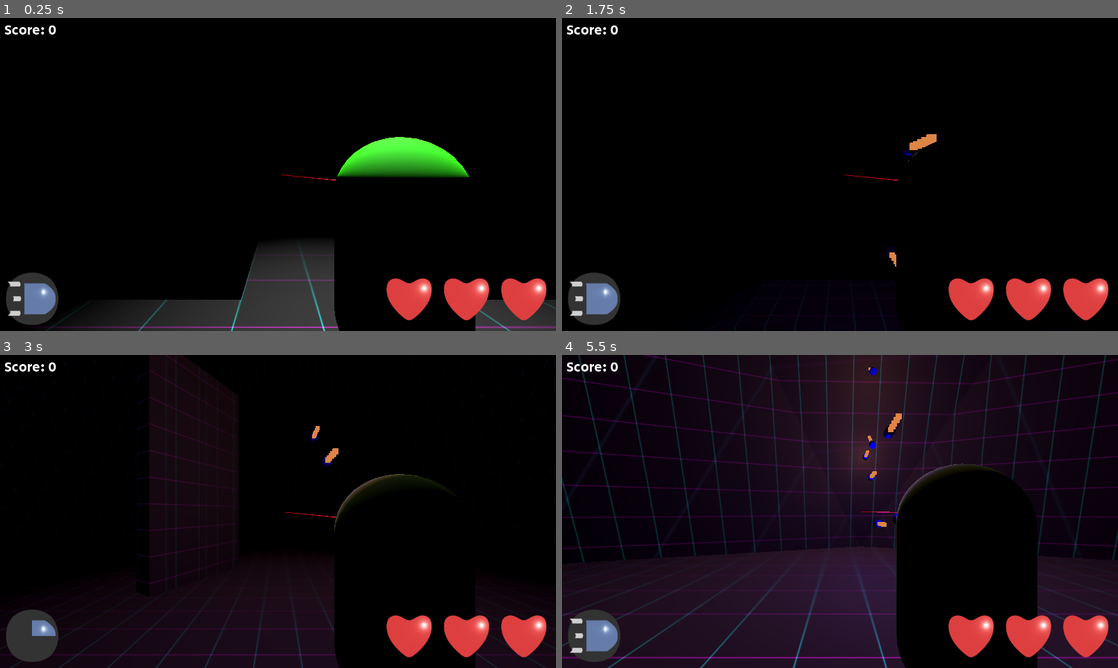
Above: before the commit, frames 1-4 (two rows, left to right).
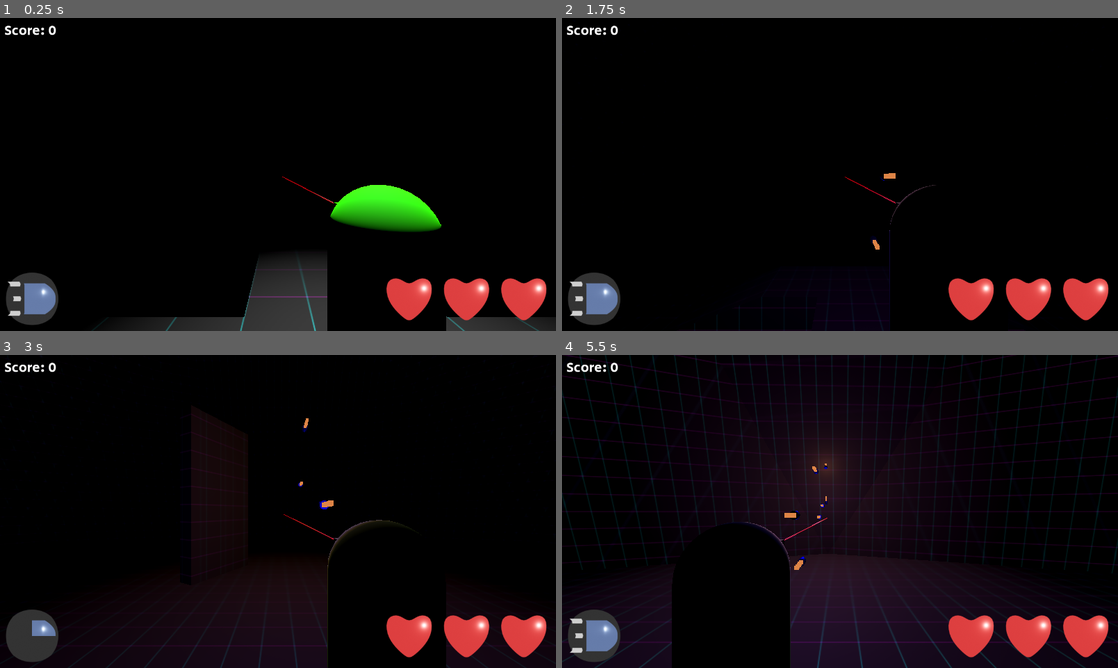
Above: after the commit, the same moments.

Repository: Sprotex/ludum-dare-54
Game: Godot game, scene res://level.tscn
Two runs of this game, one before a commit and one after it. Both use one fixed random seed, a clock stepped at 60 frames per second and the inputs below.
Inputs (mouse positions are in pixels of both pictures, inside the frame that each line leads up to):
- Up to frame 1 (0.25 s): no input
- Up to frame 2 (1.75 s): tap Enter at 0.5 s; move the mouse to (867, 174) at 0.52 s; hold W (move_forward) from 0.53 s (still down); tap C (camera_swap, bound only after the commit) at 0.6, 1.35 s; click (867, 174) at 0.67 s; tap Space (jump) at 0.77, 1.52 s; move the mouse to (812, 174) at 1.27 s; click (812, 174) at 1.42 s
- Up to frame 3 (3 s): keep holding W (move_forward); move the mouse to (289, 505) at 2.02 s; tap C (camera_swap, bound only after the commit) at 2.1, 2.85 s; click (289, 505) at 2.17 s; move the mouse to (272, 517) at 2.77 s; click (272, 517) at 2.92 s
- Up to frame 4 (5.5 s): keep holding W (move_forward); tap Space (jump) at 3.02, 3.77, 4.52 s; move the mouse to (878, 514) at 3.52 s; tap C (camera_swap, bound only after the commit) at 3.6, 4.35, 5.1 s; click (878, 514) at 3.67 s; move the mouse to (795, 508) at 4.27 s; click (795, 508) at 4.42 s; move the mouse to (845, 511) at 5.02 s; click (845, 511) at 5.17 s

The runs differ from the first frame. In frame 1, 8.1% of the frame differs, in the area x 0-100%, y 2-100%; in frame 2, 0.5%; in frame 3, 2.3%; in frame 4, 26%, in the area x 0-100%, y 0-100%.

Commit message:
fix laser sight properly
add camera swap
add camera spring
add tween to ambient light energy
move score over death screen

Diff:
--- a/ambient_light_energy.gd
+++ b/ambient_light_energy.gd
@@ -8,18 +8,26 @@
 
 func _increase_light_energy() -> void:
   bullet_count += 1
-  _set_light_energy(increase_per_bullet * bullet_count)
+  _set_light_energy()
 
 
 func _decrease_light_energy() -> void:
   bullet_count -= 1
-  _set_light_energy(increase_per_bullet * bullet_count)
+  _set_light_energy()
 
 
-func _set_light_energy(value: float) -> void:
-  environment.ambient_light_energy = clampf(value, 0.0, max_light_energy)
+func _set_light_energy() -> void:
+  var value = increase_per_bullet * bullet_count
+  var tween = create_tween().set_ease(Tween.EASE_IN_OUT).set_trans(Tween.TRANS_CUBIC)
+  tween.tween_property(environment, "ambient_light_energy", clampf(value, 0.0, max_light_energy), 0.1)
+
+
+func _reset() -> void:
+  bullet_count = 0
+  _set_light_energy()
 
 
 func _ready() -> void:
+  MessageBus.on_scene_reloaded.connect(_reset)
   MessageBus.on_bullet_shot.connect(_increase_light_energy)
   MessageBus.on_bullet_deleted.connect(_decrease_light_energy)
--- a/autoload/inputs/game_inputs.gd
+++ b/autoload/inputs/game_inputs.gd
@@ -4,3 +4,4 @@
 var movement := Vector3.ZERO
 var rotation := Vector3.ZERO
 var shooting := false
+var camera_swap := false
--- a/autoload/inputs/keyboard_input.gd
+++ b/autoload/inputs/keyboard_input.gd
@@ -5,3 +5,4 @@
   GameInputs.movement.x = Input.get_axis("move_left", "move_right")
   GameInputs.movement.z = Input.get_axis("move_forward", "move_backward")
   GameInputs.movement.y = Input.get_action_strength("jump")
+  GameInputs.camera_swap = Input.is_action_just_pressed("camera_swap")
--- a/autoload/user_interface/user_interface.tscn
+++ b/autoload/user_interface/user_interface.tscn
@@ -26,28 +26,6 @@
 grow_vertical = 2
 mouse_filter = 2
 theme = ExtResource("2_jswtf")
-
-[node name="TopLeftAnchor" type="MarginContainer" parent="Anchors"]
-layout_mode = 1
-offset_right = 72.0
-offset_bottom = 31.0
-mouse_filter = 2
-theme_override_constants/margin_left = 10
-theme_override_constants/margin_top = 5
-
-[node name="HBoxContainer" type="HBoxContainer" parent="Anchors/TopLeftAnchor"]
-layout_mode = 2
-mouse_filter = 2
-theme_override_constants/separation = 0
-
-[node name="Label" type="Label" parent="Anchors/TopLeftAnchor/HBoxContainer"]
-layout_mode = 2
-text = "Score: "
-
-[node name="Score counter" type="Label" parent="Anchors/TopLeftAnchor/HBoxContainer"]
-layout_mode = 2
-text = "0"
-script = ExtResource("2_y53gy")
 
 [node name="BottomLeftAnchor" type="MarginContainer" parent="Anchors"]
 layout_mode = 1
@@ -140,6 +118,28 @@
 mouse_filter = 2
 text = "Restart"
 
+[node name="TopLeftAnchor" type="MarginContainer" parent="Anchors"]
+layout_mode = 1
+offset_right = 128.0
+offset_bottom = 55.0
+mouse_filter = 2
+theme_override_constants/margin_left = 10
+theme_override_constants/margin_top = 5
+
+[node name="HBoxContainer" type="HBoxContainer" parent="Anchors/TopLeftAnchor"]
+layout_mode = 2
+mouse_filter = 2
+theme_override_constants/separation = 0
+
+[node name="Label" type="Label" parent="Anchors/TopLeftAnchor/HBoxContainer"]
+layout_mode = 2
+text = "Score: "
+
+[node name="Score counter" type="Label" parent="Anchors/TopLeftAnchor/HBoxContainer"]
+layout_mode = 2
+text = "0"
+script = ExtResource("2_y53gy")
+
 [node name="ScoreManager" type="Node" parent="."]
 script = ExtResource("2_gftuk")
 
--- a/character/character.tscn
+++ b/character/character.tscn
@@ -154,7 +154,7 @@
 skeleton = NodePath("")
 
 [node name="Firepoint" type="Marker3D" parent="MeshInstance3D2"]
-transform = Transform3D(1, 0, 0, 0, 1, 0, 0, 0, 1, 0, -0.0134211, -0.537678)
+transform = Transform3D(1, 0, 0, 0, 1, 0, 0, 0, 1, 0, -0.0134211, -0.277678)
 
 [node name="CollisionShape3D" type="CollisionShape3D" parent="."]
 transform = Transform3D(1, 0, 0, 0, 1, 0, 0, 0, 1, 0, 1, 0)
--- a/character/player/camera_rig.gd
+++ b/character/player/camera_rig.gd
@@ -4,8 +4,23 @@
 
 @export var rotation_speed := 1.0
 @export var limit_scale = 0.99
+@export var raycast: RayCast3D
+@export var camera: Camera3D
+@export var inputs: PlayerInputs
+
+@onready var camera_starting_point = camera.transform.origin
+
+
+func _set_camera_position() -> void:
+  if inputs.camera_swap:
+    transform.origin.x = -transform.origin.x
+  if raycast.is_colliding():
+    camera.global_transform.origin = raycast.get_collision_point()
+  else:
+    camera.transform.origin = camera_starting_point
+
 
 func _process(_delta: float) -> void:
   var local_rotation = GameInputs.rotation * rotation_speed * Constants.PIXEL_TO_DEGREE_RATIO
-  rotate_x(deg_to_rad(-local_rotation.y))
-  rotation.x = clamp(rotation.x, -TAU * .25 * limit_scale, TAU * .25 * limit_scale)
+  rotation.x = clamp(rotation.x + deg_to_rad(local_rotation.y), -TAU * .25 * limit_scale, TAU * .25 * limit_scale)
+  _set_camera_position()
--- a/character/player/player.tscn
+++ b/character/player/player.tscn
@@ -28,7 +28,7 @@
 material_override = ExtResource("2_jmj62")
 
 [node name="LaserRig" type="Node3D" parent="MeshInstance3D2/Firepoint" index="0" node_paths=PackedStringArray("rotation_source")]
-transform = Transform3D(1, 0, 0, 0, 1, 0, 0, 0, 1, 0, 0, 0.408264)
+transform = Transform3D(1, 0, 0, 0, 1, 0, 0, 0, 1, 0, 0, 0.108264)
 script = ExtResource("3_fct6o")
 rotation_source = NodePath("../../../CameraRig/Camera3D")
 
@@ -52,11 +52,21 @@
 [node name="PlayerInputs" type="Node" parent="Control" index="1"]
 script = ExtResource("2_p7gc2")
 
-[node name="CameraRig" type="Node3D" parent="." index="6"]
+[node name="CameraRig" type="Marker3D" parent="." index="6" node_paths=PackedStringArray("raycast", "camera", "inputs")]
+transform = Transform3D(-1, 0, -8.74228e-08, 0, 1, 0, 8.74228e-08, 0, -1, -1, 1.1, 0)
 script = ExtResource("3_le5wo")
+raycast = NodePath("RayCast3D")
+camera = NodePath("Camera3D")
+inputs = NodePath("../Control/PlayerInputs")
 
 [node name="Camera3D" type="Camera3D" parent="CameraRig" index="0"]
-transform = Transform3D(1, 0, 0, 0, 1, 0, 0, 0, 1, -1, 1.68658, 1.75232)
+transform = Transform3D(-1, 0, 1.50996e-07, 0, 1, 0, -1.50996e-07, 0, -1, 2.38419e-07, 1, -2)
+doppler_tracking = 1
+
+[node name="RayCast3D" type="RayCast3D" parent="CameraRig" index="1"]
+transform = Transform3D(1, 0, 0, 0, 1, 0, 0, 0, 1, 0, -1.19209e-07, 0.00499997)
+target_position = Vector3(0, 1, -2)
+hit_from_inside = true
 
 [node name="PlayerBroadcaster" type="Node" parent="." index="7" node_paths=PackedStringArray("player")]
 script = ExtResource("5_s5e6c")
--- a/character/player/player_inputs.gd
+++ b/character/player/player_inputs.gd
@@ -1,6 +1,9 @@
 extends CharacterInputs
 
 class_name PlayerInputs
+
+
+var camera_swap := false
 
 
 func _ready() -> void:
@@ -18,3 +21,4 @@
   movement = GameInputs.movement
   rotation = GameInputs.rotation
   shooting = GameInputs.shooting
+  camera_swap = GameInputs.camera_swap
--- a/project.godot
+++ b/project.godot
@@ -63,6 +63,11 @@
 "events": [Object(InputEventMouseButton,"resource_local_to_scene":false,"resource_name":"","device":-1,"window_id":0,"a …(258 unchanged characters)…
 ]
 }
+camera_swap={
+"deadzone": 0.5,
+"events": [Object(InputEventKey,"resource_local_to_scene":false,"resource_name":"","device":-1,"window_id":0,"alt_pressed":false,"shift_pressed":false,"ctrl_pressed":false,"meta_pressed":false,"pressed":false,"keycode":0,"physical_keycode":67,"key_label":0,"unicode":99,"echo":false,"script":null)
+]
+}
 
 [rendering]
 
